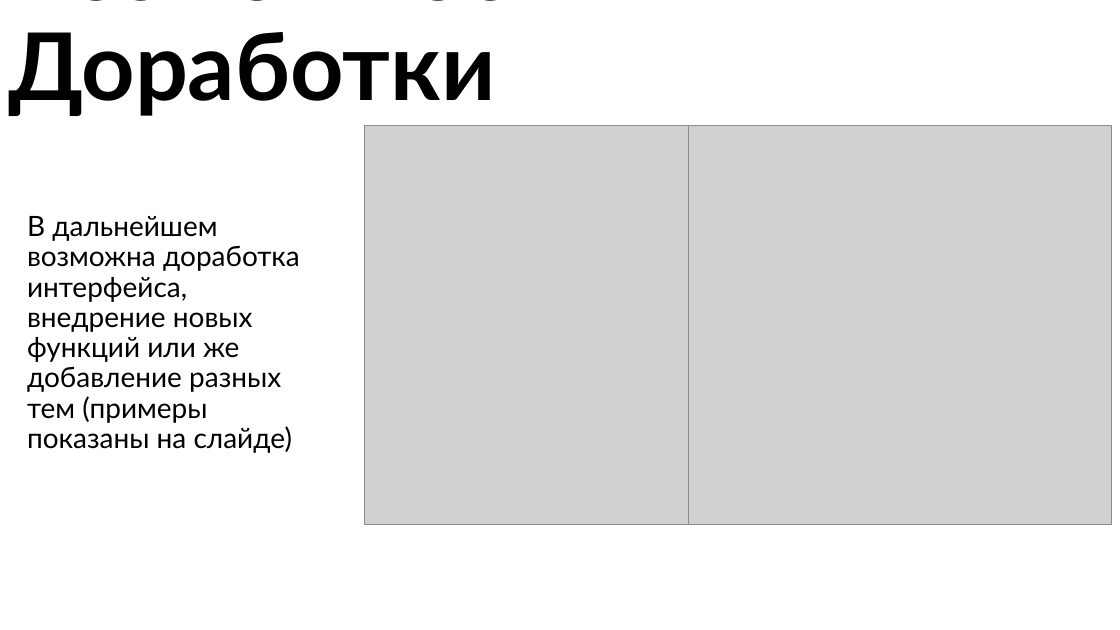
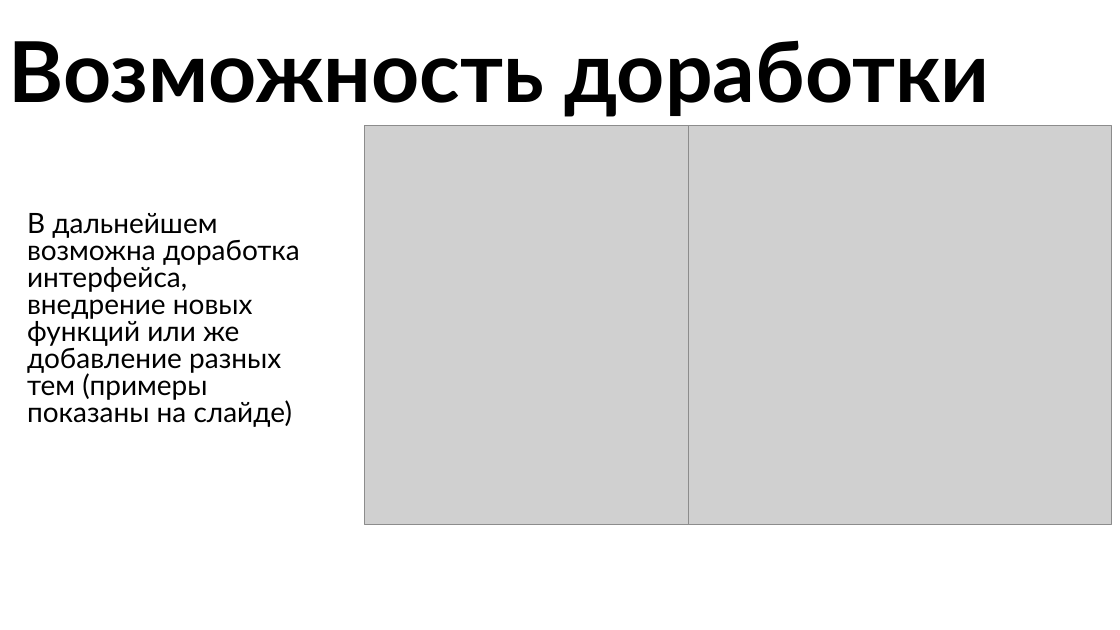
Before and after one commit to Igor-Sadovnikov/Saper_pygame_project, a slide deck: slide 8 of Minesweeper pygame.pptx. Drawn at 1120x630 pixels with LibreOffice and Linux fonts; fonts in the diff are those of the drawing; grey boxes stand for pictures; background and template pictures are left out. Boxes give left, top, right and bottom in pixels: in the first picture for what was removed or moved away, otherwise in the second. Text is boxed around its words. In the diff, an @@ line names an element or a change of style, - is before the commit and + after.

```diff
--- a/Minesweeper pygame.pptx
+++ b/Minesweeper pygame.pptx
@@ title at [8,40,989,117]: text changed; size 80 to 72 pt @@
-Возможность Доработки
+Возможность доработки
@@ text "В дальнейшем возможна доработка интерфейса, ..." at [27,213,300,427]: line spacing 0.9 to 0.8 @@
```
Also in this commit, not shown: 5 other slides changed, 2 other files.
